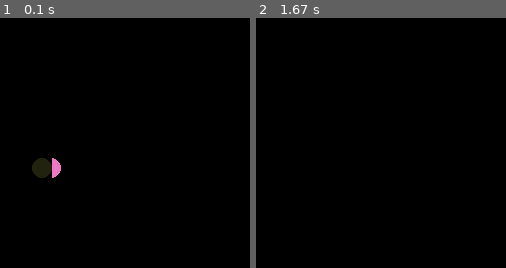
Above: before the commit, frames 1-2 (left to right).
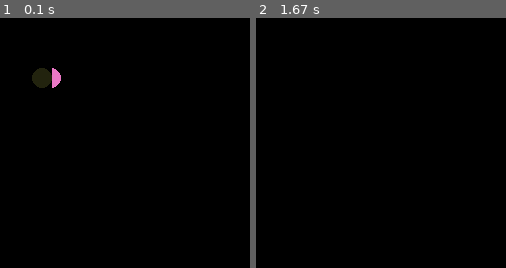
Above: after the commit, the same moments.

Repository: Ikabysh001/THE-portfolio
Game: pygame game, started from PY GAME/ball/ball.py
Two runs of this game, one before a commit and one after it. Both use one fixed random seed, a clock stepped at 60 frames per second and the inputs below.
Inputs:
- Up to frame 1 (0.1 s): no input
- Up to frame 2 (1.67 s): no input
The pictures show only the part of the screen within x 0-50%, y 0-50%; the shares and areas given below are measured in that part.

The runs differ from the first frame. In frame 1, 1.4% of the frame differs, in the area x 12-25%, y 20-64%; in frame 2, nothing differs.

Commit message:
shape orianted programing

Diff:
--- a/PY GAME/ball/ball.py
+++ b/PY GAME/ball/ball.py
@@ -1,7 +1,6 @@
 import pygame,random
 
 pygame.init()
-
 
 fps = 100
 clock = pygame.time.Clock()
@@ -20,14 +19,14 @@
 		self.rect=self.image.get_rect()
 		self.rect.x=pygame.mouse.get_pos()[0]
 		self.rect.y=pygame.mouse.get_pos()[1]
-		self.gravity = -5
+		self.gravity = -3
 		self.x_speed = random.randint(-5,5)
 		self.y_speed = random.randint(-5,5)
 
 	def update(self):
 		self.rect.x=self.rect.x+self.x_speed
 		self.rect.y=self.rect.y+self.gravity
-		self.gravity=self.gravity+5
+		self.gravity=self.gravity+2
 
 ball_gp = pygame.sprite.Group()
 ball = Ball()
--- /dev/null
+++ b/PY GAME/coin collector/main.py
@@ -0,0 +1,78 @@
+import random
+import pygame
+
+pygame.init()
+
+i=0
+fps = 100
+clock = pygame.time.Clock()
+window_width = 612
+window_height = 382
+
+gameDisplay = pygame.display.set_mode((window_width, window_height))
+pygame.display.set_caption('Collector_1')
+
+
+class Player(pygame.sprite.Sprite):
+    def __init__(self):
+        pygame.sprite.Sprite.__init__(self)
+        self.image = pygame.image.load("images\ghost.png")
+        self.size = self.image.get_rect().size
+        self.image = pygame.transform.scale(self.image, (int(self.size[0] / 5.5), int(self.size[1] / 5.5)))
+        self.size = self.image.get_rect().size
+        self.rect = self.image.get_rect()
+        self.rect.x = pygame.mouse.get_pos()[0]
+        self.rect.y = pygame.mouse.get_pos()[1]
+
+    def update(self):
+        self.rect.x = pygame.mouse.get_pos()[0] -self.size [0]/2
+        self.rect.y = pygame.mouse.get_pos()[1] -self.size [1]/2
+
+
+class Coin(pygame.sprite.Sprite):
+    def __init__(self):
+        pygame.sprite.Sprite.__init__(self)
+        self.image = pygame.image.load("images\coin.png")
+        self.size = self.image.get_rect().size
+        self.image = pygame.transform.scale(self.image, (int(self.size[0] / 10), int(self.size[1] / 10)))
+        self.size = self.image.get_rect().size
+        self.rect = self.image.get_rect()
+        self.rect.x=random.randint (0,612)
+        self.rect.y = random.randint(0,382)
+
+    def update (self):
+        collision=pygame.sprite.spritecollide(self,player_gp,False,False)
+        print(collision)
+
+
+
+coin_gp = pygame.sprite.Group()
+
+while i < 30:
+    coin = Coin()
+    i = i + 1
+    coin_gp.add(coin)
+
+
+
+player_gp = pygame.sprite.Group()
+player = Player()
+player_gp.add(player)
+
+bg = pygame.image.load("images\\back.jpg")
+
+while True:
+    clock.tick(fps)
+    gameDisplay.blit(bg, (0, 0))
+
+    for event in pygame.event.get():
+        if event.type == pygame.KEYDOWN:
+            if event.key == pygame.K_ESCAPE:
+                pygame.quit()
+                quit()
+
+    coin_gp.update()
+    player_gp.update()
+    coin_gp.draw(gameDisplay)
+    player_gp.draw(gameDisplay)
+    pygame.display.flip()
Binary file added: PY GAME/coin collector/images/coin.png
Binary file added: PY GAME/coin collector/images/ghost.png
Not shown, added: PY GAME/coin collector/expanding-two-brackets-pdf1.pdf
